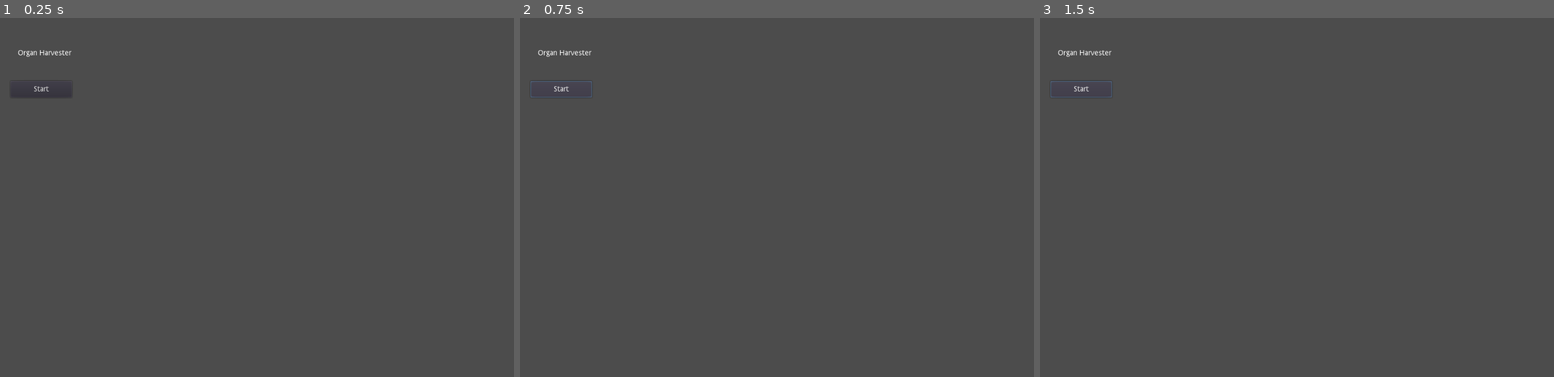
Above: before the commit, frames 1-3 (left to right).
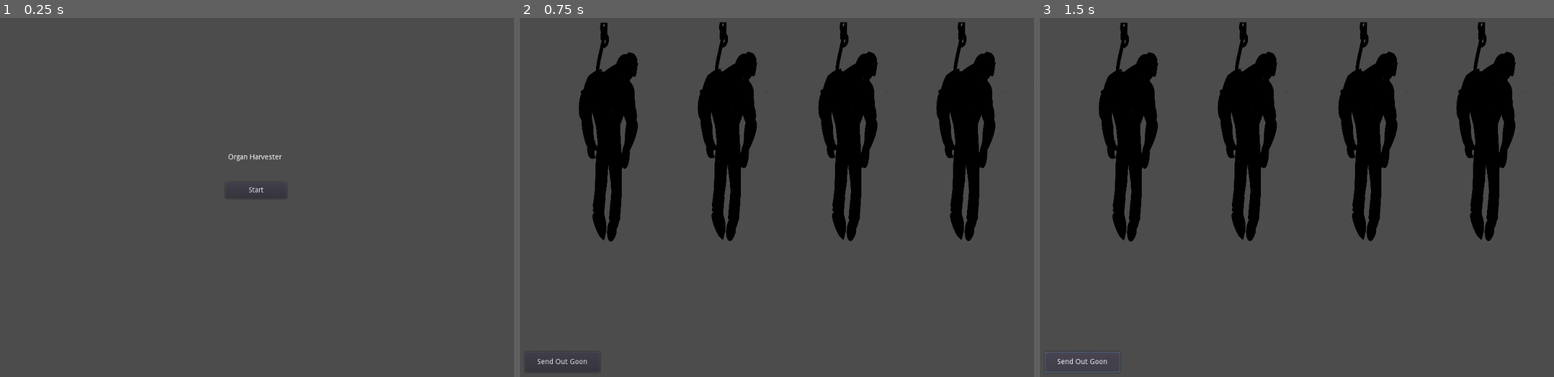
Above: after the commit, the same moments.

Repository: HelmetBugg/OrganHarvester
Game: Godot game, scene res://Main.tscn
The game is run twice, just before and just after one commit, with the same random seed, the same clock (stepped at 60 frames per second) and the same inputs. Before the commit the project has no main scene; this scene is started directly in both runs.
Inputs:
- Up to frame 1 (0.25 s): no input
- Up to frame 2 (0.75 s): click "Start" at 0.5 s
- Up to frame 3 (1.5 s): click "Start" (after the commit: "Send Out Goon") at 1.25 s

The runs differ from the first frame. In frame 1, 0.2% of the frame differs, in the area x 2-56%, y 8-51%; in frame 2, 15%; in frame 3, 15%, in the area x 1-93%, y 1-99%.

Commit message:
added some placeholder graphics, start button takes you to basement.

Diff:
--- /dev/null
+++ b/Button.gd
@@ -0,0 +1,8 @@
+extends Button
+
+# Called when the node enters the scene tree for the first time.
+func _ready():
+	pass # Replace with function body.
+
+func _on_Button_pressed():
+	get_tree().change_scene_to(load('res://basement.tscn'))
--- a/Main.tscn
+++ b/Main.tscn
@@ -1,18 +1,23 @@
-[gd_scene format=2]
+[gd_scene load_steps=2 format=2]
+
+[ext_resource path="res://Button.gd" type="Script" id=1]
 
 [node name="Node2D" type="Node2D"]
 
 [node name="Button" type="Button" parent="."]
-margin_left = 23.0
-margin_top = 126.0
-margin_right = 142.0
-margin_bottom = 158.0
+margin_left = 440.0
+margin_top = 322.0
+margin_right = 559.0
+margin_bottom = 354.0
 text = "Start"
+script = ExtResource( 1 )
 
 [node name="RichTextLabel" type="RichTextLabel" parent="."]
-margin_left = 37.0
-margin_top = 65.0
-margin_right = 215.0
-margin_bottom = 101.0
+margin_left = 445.0
+margin_top = 267.0
+margin_right = 623.0
+margin_bottom = 303.0
 text = "Organ Harvester
 "
+
+[connection signal="pressed" from="Button" to="Button" method="_on_Button_pressed"]
--- a/body.tscn
+++ b/body.tscn
@@ -1,10 +1,16 @@
-[gd_scene format=2]
+[gd_scene load_steps=2 format=2]
+
+[ext_resource path="res://art/placeholder_hanging_body.png" type="Texture" id=1]
 
 [node name="body" type="Node2D"]
 
 [node name="graphic" type="Sprite" parent="."]
+position = Vector2( 112.5, 226 )
+scale = Vector2( 0.140556, 0.1816 )
+texture = ExtResource( 1 )
 
 [node name="Open me up!" type="Button" parent="."]
+visible = false
 margin_left = 1.0
 margin_top = 4.0
 margin_right = 214.0
--- /dev/null
+++ b/operation_room.tscn
@@ -0,0 +1,51 @@
+[gd_scene load_steps=3 format=2]
+
+[sub_resource type="RectangleShape2D" id=1]
+extents = Vector2( 195.5, 291 )
+
+[sub_resource type="RectangleShape2D" id=2]
+extents = Vector2( 235.125, 321.75 )
+
+[node name="operation_room" type="Node2D"]
+
+[node name="Area2D" type="Area2D" parent="."]
+position = Vector2( 496, 349 )
+input_pickable = false
+
+[node name="CollisionShape2D" type="CollisionShape2D" parent="Area2D"]
+position = Vector2( 308, -59 )
+shape = SubResource( 1 )
+
+[node name="Button" type="Button" parent="."]
+margin_left = 755.0
+margin_top = 587.0
+margin_right = 892.0
+margin_bottom = 690.0
+rect_pivot_offset = Vector2( 43, 52 )
+text = "Foreceps"
+
+[node name="Button2" type="Button" parent="."]
+margin_left = 609.0
+margin_top = 587.0
+margin_right = 746.0
+margin_bottom = 690.0
+rect_pivot_offset = Vector2( 43, 52 )
+text = "Laser Tool"
+
+[node name="Button3" type="Button" parent="."]
+margin_left = 897.0
+margin_top = 588.0
+margin_right = 997.0
+margin_bottom = 691.0
+rect_pivot_offset = Vector2( 43, 52 )
+text = "Exit"
+
+[node name="Body" type="Area2D" parent="."]
+position = Vector2( -29, 418 )
+input_pickable = false
+
+[node name="CollisionShape2D" type="CollisionShape2D" parent="Body"]
+position = Vector2( 321.875, -42 )
+shape = SubResource( 2 )
+
+[node name="graphic" type="Sprite" parent="Body"]
--- a/project.godot
+++ b/project.godot
@@ -11,6 +11,7 @@
 [application]
 
 config/name="organ_harvester"
+run/main_scene="res://Main.tscn"
 config/icon="res://icon.png"
 
 [display]
Binary file added: art/placeholder_hanging_body.png
Not shown, added: art/placeholder_hanging_body.png.import
Binary file added: art/table_body_placeholder.png
Not shown, added: art/table_body_placeholder.png.import
Not shown, added: art/place_holder_shadow.kra
